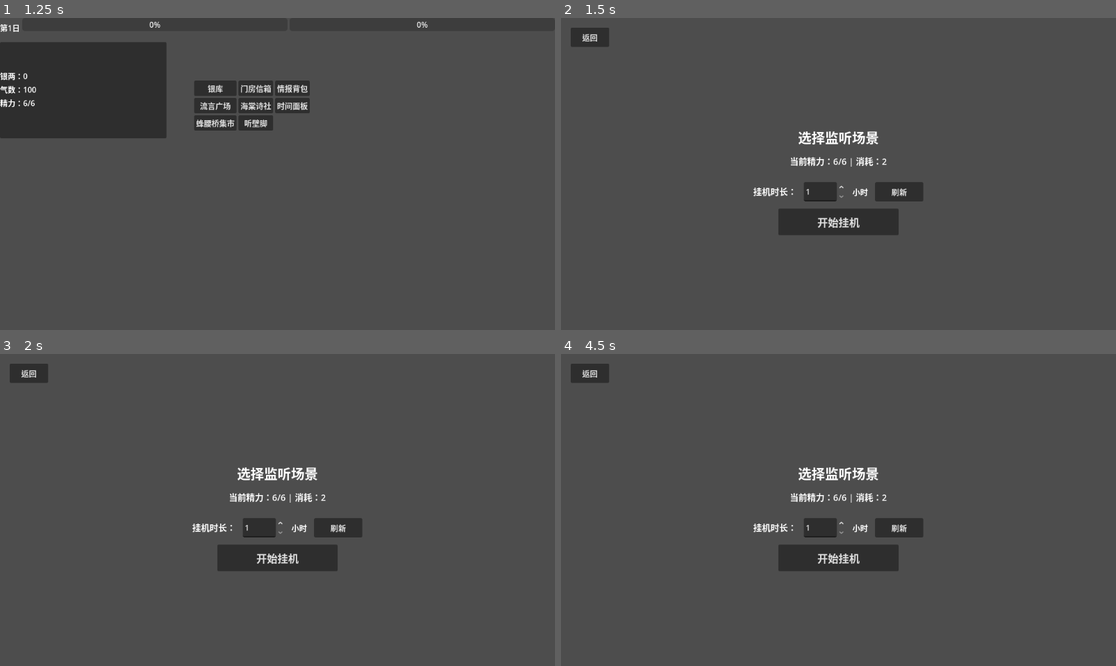
Above: before the commit, frames 1-4 (two rows, left to right).
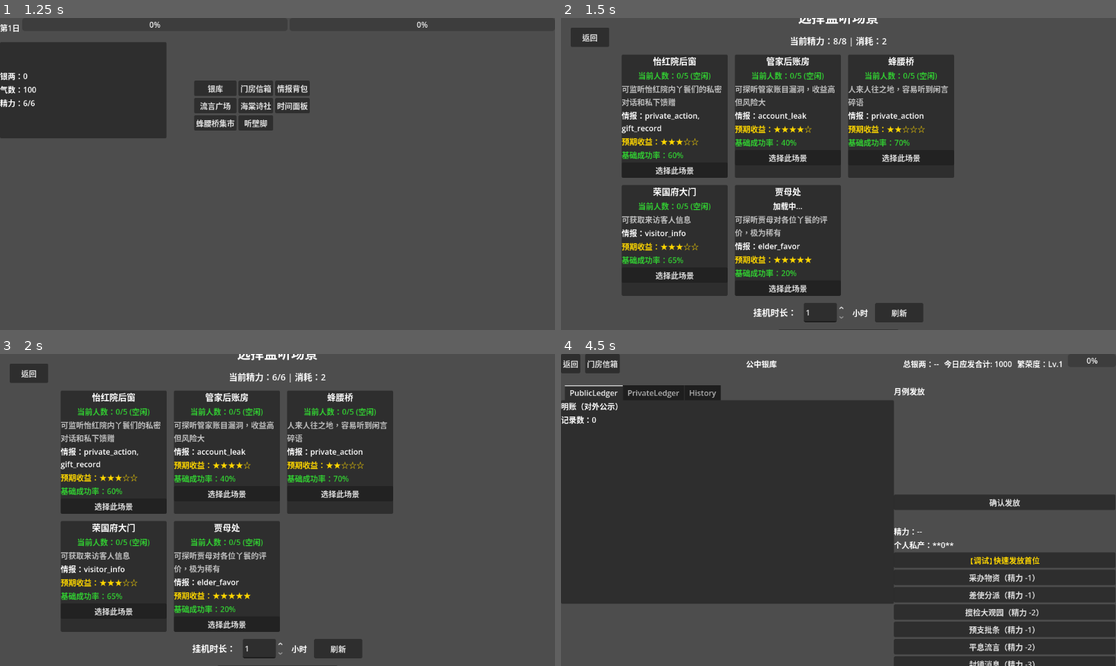
Above: after the commit, the same moments.

Repository: caifangwen/honglou
Game: Godot game, scene res://scenes/ui/EavesdropHub.tscn
Two runs of this game, one before a commit and one after it. Both use one fixed random seed, a clock stepped at 60 frames per second and the inputs below. This scene is started directly instead of the project's main scene.
Inputs (mouse positions are in pixels of both pictures, inside the frame that each line leads up to):
- Up to frame 1 (1.25 s): click "返回" at 0.5 s
- Up to frame 2 (1.5 s): click "听壁脚" at 1.25 s
- Up to frame 3 (2 s): no input
- Up to frame 4 (4.5 s): click (838, 556) at 2 s, where only the run before the commit has a clickable "开始挂机"; click (838, 556) at 2.75 s, where only the run before the commit has a clickable "开始挂机"; click "返回" at 3.5 s; click (777, 422) at 4.25 s, where only the run after the commit has a clickable "银库"

Frame 1 is identical in both runs. In frame 2, 37% of the frame differs, in the area x 10-71%, y 0-100%; in frame 3, 37%; in frame 4, 54%, in the area x 0-100%, y 0-100%.
Error in both runs: Invalid access to property or key 'pressed' on a base object of type 'null instance'. (res://scripts/ui/EavesdropHub.gd:28)

Commit message:
听壁脚查列表 挂机成功

Diff:
--- a/scripts/autoload/EavesdropManager.gd
+++ b/scripts/autoload/EavesdropManager.gd
@@ -69,7 +69,8 @@
 	_completion_check_timer.autostart = true
 	add_child(_completion_check_timer)
 
-	# 恢复活跃会话的定时器
+	# 恢复活跃会话的定时器（等待 PlayerState 初始化完成）
+	await get_tree().create_timer(0.5).timeout
 	await _restore_active_sessions()
 
 # ─────────────────────────────────────────
@@ -79,7 +80,7 @@
 func _on_realtime_update(table_name: String, data: Dictionary):
 	if table_name == "intel_fragments" and data.get("eventType") == "INSERT":
 		var record = data.get("new", {})
-		if record.get("player_uid", "") == PlayerState.uid:
+		if record.get("owner_uid", "") == PlayerState.uid:
 			var content = record.get("content", "听到了些闲谈。")
 			var value_level = record.get("value_level", 1)
 			var msg = "【新情报】" + content
@@ -101,7 +102,12 @@
 		push_warning("[Eavesdrop] 精力不足：%d < %d" % [PlayerState.stamina, COST_STAMINA])
 		return false
 
-	# 2. 检查该场景当前人数
+	# 2. 检查当前游戏 ID 是否有效
+	if not GameState.current_game_id or GameState.current_game_id == "":
+		push_error("[Eavesdrop] current_game_id is empty!")
+		return false
+
+	# 3. 检查该场景当前人数
 	var listener_count = await get_scene_listener_count(GameState.current_game_id, scene)
 	var success_rate_mod = 1.0
 	if listener_count >= 5:
@@ -111,11 +117,11 @@
 
 	print("[Eavesdrop] listener_count=%d, success_rate_mod=%f" % [listener_count, success_rate_mod])
 
-	# 3. 计算结束时间
+	# 4. 计算结束时间
 	var start_time = int(Time.get_unix_time_from_system())
 	var end_time = start_time + (duration_hours * 3600)
 
-	# 4. 构建会话数据
+	# 5. 构建会话数据
 	var session_data = {
 		"player_uid": player_uid,
 		"game_id": GameState.current_game_id,
@@ -132,18 +138,18 @@
 
 	print("[Eavesdrop] session_data=%s" % str(session_data))
 
-	# 5. 写入数据库
+	# 6. 写入数据库
 	var res = await SupabaseManager.insert_into_table("eavesdrop_sessions", session_data)
 	print("[Eavesdrop] insert result: code=%d, data=%s" % [res.get("code", -1), str(res.get("data", "null"))])
 
 	if res["code"] != 201:
-		push_error("[Eavesdrop] 开启监听失败：" + str(res["error"]))
+		push_error("[Eavesdrop] 开启监听失败：" + str(res.get("error", "unknown error")))
 		return false
 
 	var session_id = res["data"][0]["id"]
 	print("[Eavesdrop] session_id=%s" % session_id)
 
-	# 6. 扣除精力（使用 PlayerState 的 consume_stamina 方法）
+	# 7. 扣除精力（使用 PlayerState 的 consume_stamina 方法）
 	if not PlayerState.consume_stamina(COST_STAMINA):
 		push_warning("[Eavesdrop] 本地精力扣除失败")
 		# 回滚会话
@@ -152,10 +158,10 @@
 
 	print("[Eavesdrop] stamina consumed, new stamina=%d" % PlayerState.stamina)
 
-	# 7. 启动定时器
+	# 8. 启动定时器
 	_start_session_timer(session_id, end_time)
 
-	# 8. 触发信号
+	# 9. 触发信号
 	session_started.emit(session_id)
 
 	return true
@@ -177,22 +183,37 @@
 	await check_session_completion(session_id)
 
 func _restore_active_sessions():
+	# 检查 PlayerState 是否已初始化
+	if PlayerState.uid == "" or PlayerState.uid == "00000000-0000-0000-0000-000000000000":
+		print("[EavesdropManager] _restore_active_sessions skipped: PlayerState.uid not set")
+		return
+
 	var res = await SupabaseManager.db_get(
 		"/rest/v1/eavesdrop_sessions?player_uid=eq.%s&status=eq.active&select=*" % PlayerState.uid
 	)
-	if res["code"] == 200:
-		for session in res["data"]:
-			var end_time = Time.get_unix_time_from_datetime_string(session["ends_at"])
-			if end_time > Time.get_unix_time_from_system():
-				_start_session_timer(session["id"], end_time)
+	if res["code"] != 200:
+		print("[EavesdropManager] _restore_active_sessions failed: code=%d" % res["code"])
+		return
+
+	for session in res["data"]:
+		var end_time = Time.get_unix_time_from_datetime_string(session["ends_at"])
+		if end_time > Time.get_unix_time_from_system():
+			print("[EavesdropManager] Restoring session: %s" % session["id"])
+			_start_session_timer(session["id"], end_time)
 
 func _check_all_sessions_completion():
+	# 检查 PlayerState 是否已初始化
+	if PlayerState.uid == "" or PlayerState.uid == "00000000-0000-0000-0000-000000000000":
+		return
+
 	var res = await SupabaseManager.db_get(
 		"/rest/v1/eavesdrop_sessions?player_uid=eq.%s&status=eq.active&select=*" % PlayerState.uid
 	)
-	if res["code"] == 200:
-		for session in res["data"]:
-			await check_session_completion(session["id"])
+	if res["code"] != 200:
+		return
+
+	for session in res["data"]:
+		await check_session_completion(session["id"])
 
 # ─────────────────────────────────────────
 # 核心方法 - 情报生成
@@ -247,11 +268,11 @@
 	# 4. 写入 intel_fragments 表
 	var fragment_data = {
 		"session_id": session_id,
-		"player_uid": session["player_uid"],
+		"owner_uid": session["player_uid"],
 		"game_id": session["game_id"],
 		"content": intel_content,
 		"intel_type": intel_type,
-		"scene": scene_key,
+		"scene_key": scene_key,
 		"value_level": randi_range(config["value_range"][0], config["value_range"][1]),
 		"status": "unread",
 		"is_used": false,
@@ -266,7 +287,7 @@
 
 	# 6. 双人挂机逻辑：生成双倍碎片
 	if session.get("is_duo", false) and session.get("partner_uid", "") != "":
-		fragment_data["player_uid"] = session["partner_uid"]
+		fragment_data["owner_uid"] = session["partner_uid"]
 		fragment_data["value_level"] = mini(fragment_data["value_level"] + DUO_EXTRA_FRAGMENT, 5)
 		await SupabaseManager.insert_into_table("intel_fragments", fragment_data)
 
@@ -342,18 +363,25 @@
 # ─────────────────────────────────────────
 
 func get_scene_listener_count(game_id: String, scene: String) -> int:
+	# 检查 game_id 是否有效
+	if not game_id or game_id == "" or game_id == "00000000-0000-0000-0000-000000000000":
+		print("[EavesdropManager] get_scene_listener_count: invalid game_id=%s" % game_id)
+		return 0
+
 	var endpoint = "/rest/v1/eavesdrop_sessions?game_id=eq.%s&scene_key=eq.%s&status=eq.active&select=id" % [game_id, scene]
 	var res = await SupabaseManager.db_get(endpoint)
 	if res["code"] == 200 and res["data"] is Array:
 		return res["data"].size()
+	print("[EavesdropManager] get_scene_listener_count failed: code=%d, data type=%s" % [res.get("code", -1), typeof(res.get("data", null))])
 	return 0
 
 func get_active_sessions() -> Array:
 	var res = await SupabaseManager.db_get(
 		"/rest/v1/eavesdrop_sessions?player_uid=eq.%s&status=eq.active&select=*" % PlayerState.uid
 	)
-	if res["code"] == 200:
+	if res["code"] == 200 and res["data"] is Array:
 		return res["data"]
+	print("[EavesdropManager] get_active_sessions failed: code=%d, data type=%s" % [res.get("code", -1), typeof(res.get("data", null))])
 	return []
 
 func get_session_time_remaining(session_id: String) -> int:
--- a/scripts/autoload/RelationshipManager.gd
+++ b/scripts/autoload/RelationshipManager.gd
@@ -99,7 +99,7 @@
                 var original_intel = intel_res["data"][0]
                 var copy_intel = original_intel.duplicate()
                 copy_intel.erase("id") # 移除旧 ID 让 Supabase 生成新 ID
-                copy_intel["player_uid"] = partner_uid
+                copy_intel["owner_uid"] = partner_uid
                 copy_intel["is_copy"] = true
                 await SupabaseManager.db_insert("intel_fragments", copy_intel)
 
--- a/scripts/test/MaidSystemTestHarness.gd
+++ b/scripts/test/MaidSystemTestHarness.gd
@@ -73,7 +73,7 @@
 	await EavesdropManager.generate_intel_fragment(session_id, true)
 
 	# 4. 断言：查询是否有新碎片
-	var frag_res = await SupabaseManager.db_get("/rest/v1/intel_fragments?player_uid=eq.%s&intel_type=eq.account_leak&select=*" % maid_a_uid)
+	var frag_res = await SupabaseManager.db_get("/rest/v1/intel_fragments?owner_uid=eq.%s&intel_type=eq.account_leak&select=*" % maid_a_uid)
 
 	if frag_res["code"] == 200 and not frag_res["data"].is_empty():
 		log_test("断言成功：maid_a 获得 account_leak 类型情报。")
@@ -220,8 +220,8 @@
 	await EavesdropManager.generate_intel_fragment(session_id, true)
 
 	# 4. 验证情报翻倍
-	var frag_a = await SupabaseManager.db_get("/rest/v1/intel_fragments?player_uid=eq.%s&session_id=eq.%s&select=*" % [maid_a_uid, session_id])
-	var frag_b = await SupabaseManager.db_get("/rest/v1/intel_fragments?player_uid=eq.%s&session_id=eq.%s&select=*" % [maid_b_uid, session_id])
+	var frag_a = await SupabaseManager.db_get("/rest/v1/intel_fragments?owner_uid=eq.%s&session_id=eq.%s&select=*" % [maid_a_uid, session_id])
+	var frag_b = await SupabaseManager.db_get("/rest/v1/intel_fragments?owner_uid=eq.%s&session_id=eq.%s&select=*" % [maid_b_uid, session_id])
 
 	if not frag_a["data"].is_empty() and not frag_b["data"].is_empty():
 		log_test("断言成功：双人挂机情报翻倍生成。")
--- a/scripts/ui/DebugPanelUI.gd
+++ b/scripts/ui/DebugPanelUI.gd
@@ -616,7 +616,7 @@
 	_log("情报生成指令已发送", "ACTION")
 
 func _on_debug_fetch_intel():
-	var res = await SupabaseManager.db_get("/rest/v1/intel_fragments?player_uid=eq.%s&order=created_at.desc&limit=5" % PlayerState.uid)
+	var res = await SupabaseManager.db_get("/rest/v1/intel_fragments?owner_uid=eq.%s&order=created_at.desc&limit=5" % PlayerState.uid)
 	if res["code"] == 200:
 		_log("--- 最近 5 条情报 ---", "SYSTEM")
 		for frag in res["data"]:
--- a/scripts/ui/EavesdropHub.gd
+++ b/scripts/ui/EavesdropHub.gd
@@ -44,8 +44,12 @@
 	_active_sessions.clear()
 
 	# 加载活跃会话
-	var res = await EavesdropManager.get_active_sessions()
-	_active_sessions = res
+	var sessions = await EavesdropManager.get_active_sessions()
+	if sessions is Array:
+		_active_sessions = sessions
+	else:
+		print("[EavesdropHub] get_active_sessions returned non-Array: ", typeof(sessions))
+		_active_sessions = []
 
 	# 更新统计
 	_update_stats()
--- a/scripts/ui/EavesdropScene.gd
+++ b/scripts/ui/EavesdropScene.gd
@@ -12,7 +12,7 @@
 @onready var partner_scene_option = $VBoxContainer/DuoPanel/OptionButton
 @onready var back_btn = $BackButton
 @onready var stamina_label = $VBoxContainer/StaminaLabel
-@onready var refresh_btn = $VBoxContainer/RefreshBtn
+@onready var refresh_btn = $VBoxContainer/HBoxContainer/RefreshBtn
 
 @onready var error_dialog = $ErrorDialog
 @onready var info_dialog = $InfoDialog
@@ -37,9 +37,9 @@
 	print("[EavesdropScene] Calling _check_partner_relationship()")
 	await _check_partner_relationship()
 
-	# 刷新场景人数
+	# 刷新场景人数（异步）
 	print("[EavesdropScene] Calling _refresh_scenes()")
-	_refresh_scenes()
+	await _refresh_scenes()
 
 	# 更新精力显示
 	print("[EavesdropScene] Calling _update_stamina_display_async()")
@@ -49,66 +49,62 @@
 
 func _setup_ui():
 	print("[EavesdropScene] _setup_ui() started")
-	# 检查节点是否有效
-	if not is_instance_valid(back_btn):
+
+	# 检查 EavesdropManager 是否可用
+	print("[EavesdropScene] EavesdropManager exists: %s" % str(EavesdropManager != null))
+	print("[EavesdropScene] SCENE_CONFIGS count: %d" % EavesdropManager.SCENE_CONFIGS.size())
+	print("[EavesdropScene] SCENE_CONFIGS keys: %s" % str(EavesdropManager.SCENE_CONFIGS.keys()))
+
+	# 初始化返回按钮
+	if is_instance_valid(back_btn):
+		back_btn.pressed.connect(_on_back_btn_pressed)
+		print("[EavesdropScene] Connected back_btn")
+	else:
 		push_error("[EavesdropScene] back_btn is null!")
-		return
-	print("[EavesdropScene] back_btn is valid")
-
-	if not is_instance_valid(refresh_btn):
+
+	# 初始化刷新按钮
+	if is_instance_valid(refresh_btn):
+		refresh_btn.pressed.connect(_on_refresh_btn_pressed)
+		print("[EavesdropScene] Connected refresh_btn")
+	else:
 		push_error("[EavesdropScene] refresh_btn is null!")
-		return
-	print("[EavesdropScene] refresh_btn is valid")
-
-	if not is_instance_valid(start_btn):
+
+	# 初始化时长选择
+	if is_instance_valid(duration_spin):
+		duration_spin.min_value = 1
+		duration_spin.max_value = 8
+		duration_spin.value = 1
+		duration_spin.value_changed.connect(_on_duration_changed)
+		print("[EavesdropScene] Initialized duration_spin")
+	else:
+		push_error("[EavesdropScene] duration_spin is null!")
+
+	# 初始化按钮
+	if is_instance_valid(start_btn):
+		start_btn.pressed.connect(_on_start_pressed_wrapper)
+		print("[EavesdropScene] Connected start_btn")
+	else:
 		push_error("[EavesdropScene] start_btn is null!")
-		return
-	print("[EavesdropScene] start_btn is valid")
-
-	if not is_instance_valid(duration_spin):
-		push_error("[EavesdropScene] duration_spin is null!")
-		return
-	print("[EavesdropScene] duration_spin is valid")
-
-	if not is_instance_valid(grid_container):
+
+	# 初始化对食面板
+	if is_instance_valid(duo_panel):
+		duo_panel.hide()
+		print("[EavesdropScene] Hidden duo_panel")
+	else:
+		push_error("[EavesdropScene] duo_panel is null!")
+
+	# 初始化场景卡片
+	if is_instance_valid(grid_container):
+		print("[EavesdropScene] grid_container is valid, creating cards")
+		for scene_key in EavesdropManager.SCENE_CONFIGS.keys():
+			var config = EavesdropManager.SCENE_CONFIGS[scene_key]
+			print("[EavesdropScene] Creating card for: %s = %s" % [scene_key, config.get("name", "unknown")])
+			var card = _create_scene_card(scene_key, config)
+			grid_container.add_child(card)
+			print("[EavesdropScene] Added card: %s" % scene_key)
+		print("[EavesdropScene] Added all cards to grid_container")
+	else:
 		push_error("[EavesdropScene] grid_container is null!")
-		return
-	print("[EavesdropScene] grid_container is valid")
-
-	# 初始化返回按钮
-	back_btn.pressed.connect(_on_back_btn_pressed)
-	print("[EavesdropScene] Connected back_btn")
-
-	# 初始化刷新按钮
-	refresh_btn.pressed.connect(_on_refresh_btn_pressed)
-	print("[EavesdropScene] Connected refresh_btn")
-
-	# 初始化时长选择
-	duration_spin.min_value = 1
-	duration_spin.max_value = 8
-	duration_spin.value = 1
-	print("[EavesdropScene] Initialized duration_spin")
-
-	# 时长变化时更新预期收益提示
-	duration_spin.value_changed.connect(_on_duration_changed)
-	print("[EavesdropScene] Connected duration_spin")
-
-	# 初始化按钮
-	start_btn.pressed.connect(_on_start_pressed_wrapper)
-	print("[EavesdropScene] Connected start_btn")
-
-	# 初始化对食面板
-	duo_panel.hide()
-	print("[EavesdropScene] Hidden duo_panel")
-
-	# 初始化场景卡片
-	print("[EavesdropScene] Initializing scene cards, SCENE_CONFIGS count: %d" % EavesdropManager.SCENE_CONFIGS.size())
-	for scene_key in EavesdropManager.SCENE_CONFIGS.keys():
-		var config = EavesdropManager.SCENE_CONFIGS[scene_key]
-		print("[EavesdropScene] Creating card for: %s = %s" % [scene_key, config.get("name", "unknown")])
-		var card = _create_scene_card(scene_key, config)
-		grid_container.add_child(card)
-		print("[EavesdropScene] Added card to grid_container")
 
 	print("[EavesdropScene] _setup_ui() completed")
 
@@ -205,13 +201,16 @@
 		var count_text = "当前人数：%d/5" % count
 		if count >= 5:
 			count_text += " (拥挤)"
+			count_label.remove_theme_color_override("font_color")
 			count_label.add_theme_color_override("font_color", Color.RED)
 		elif count >= 3:
 			count_text += " (较忙)"
 			count_label.remove_theme_color_override("font_color")
+			count_label.add_theme_color_override("font_color", Color.ORANGE)
 		else:
 			count_text += " (空闲)"
 			count_label.remove_theme_color_override("font_color")
+			count_label.add_theme_color_override("font_color", Color.LIME_GREEN)
 
 		count_label.text = count_text
 
@@ -285,6 +284,11 @@
 		_show_error("请先选择一个监听场景")
 		return
 
+	if not is_instance_valid(duration_spin):
+		print("[EavesdropScene] duration_spin is invalid")
+		_show_error("界面未完全加载，请重试")
+		return
+
 	var duration = int(duration_spin.value)
 	var p_scene = ""
 
@@ -294,6 +298,11 @@
 			p_scene = partner_scene_option.get_item_metadata(idx)
 
 	print("[EavesdropScene] Starting eavesdrop: scene=%s, duration=%d, partner=%s" % [selected_scene, duration, partner_uid])
+
+	# 检查精力
+	if PlayerState.stamina < EavesdropManager.COST_STAMINA:
+		_show_error("精力不足，需要 %d 点" % EavesdropManager.COST_STAMINA)
+		return
 
 	start_btn.disabled = true
 	start_btn.text = "请求中..."
